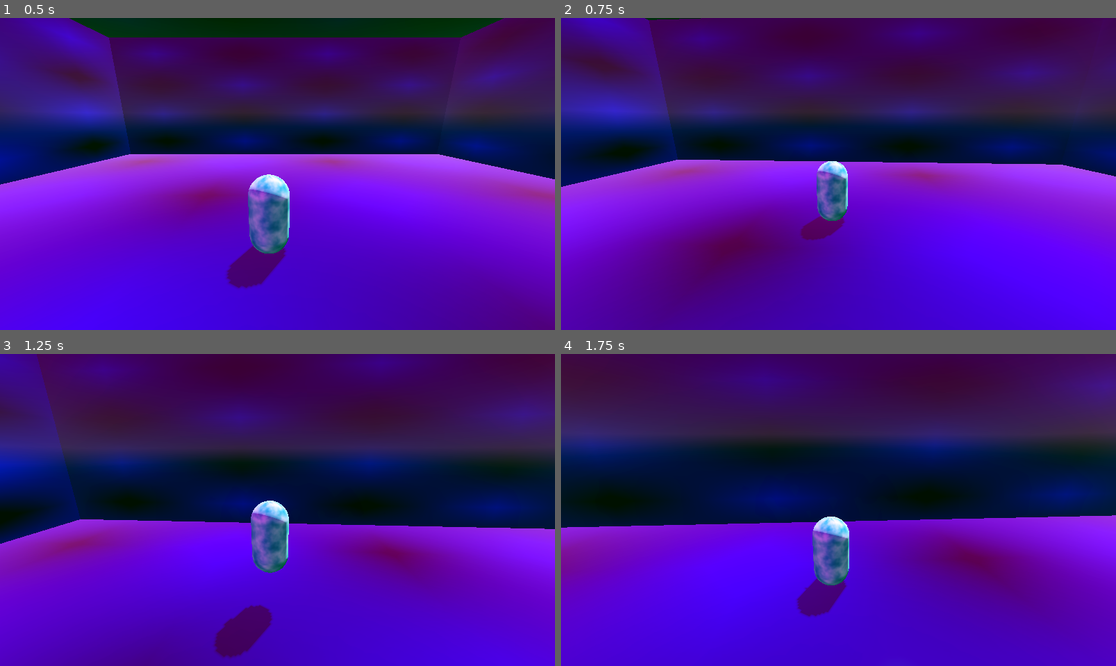
Above: before the commit, frames 1-4 (two rows, left to right).
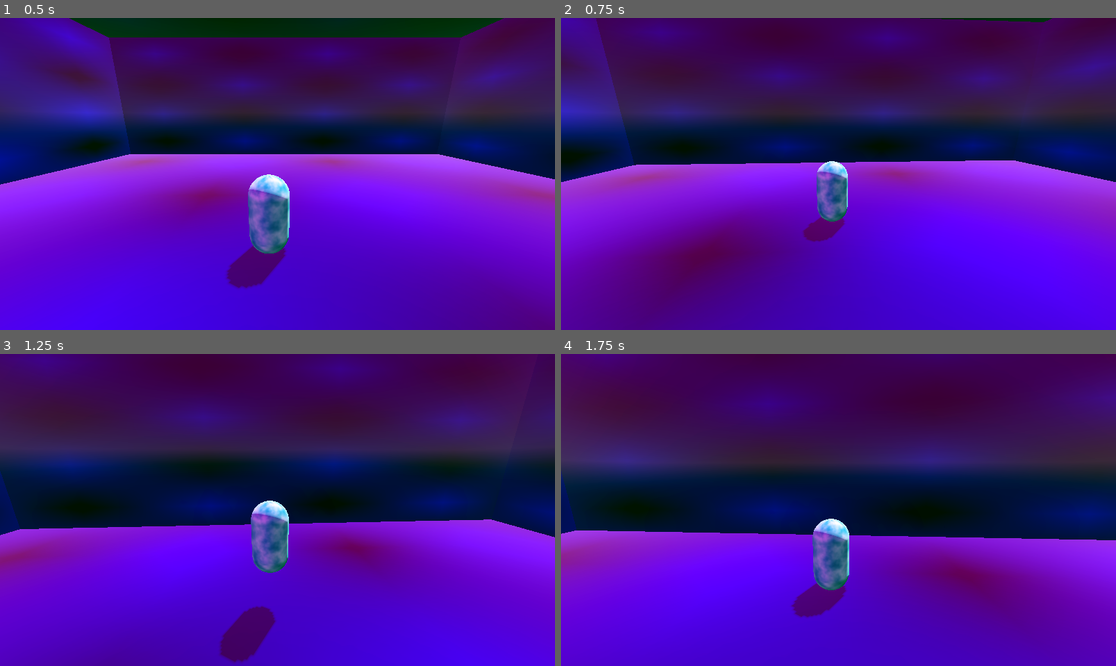
Above: after the commit, the same moments.

Repository: heycrisp/Godot-Cookbook
Game: Godot game, scene res://third-person-controller/demo.tscn
Same seed, same stepped clock (60 frames per second), same inputs: the game is played once before the commit and once after it. The project has no main scene, so this scene is started directly.
Inputs (mouse positions are in pixels of both pictures, inside the frame that each line leads up to):
- Up to frame 1 (0.5 s): no input
- Up to frame 2 (0.75 s): move the mouse to (866, 174) at 0.52 s; hold W (move_up) from 0.53 s (still down); hold Shift (dash) from 0.53 s (still down)
- Up to frame 3 (1.25 s): keep holding W (move_up); keep holding Shift (dash); tap Space (jump) at 0.77 s
- Up to frame 4 (1.75 s): keep holding W (move_up); move the mouse to (810, 510) at 1.27 s; release Shift (dash) at 1.28 s; tap Down (look_down) at 1.35 s; tap Space (jump) at 1.52 s

Frame 1 is identical in both runs. In frame 2, 16% of the frame differs, in the area x 0-100%, y 0-92%; in frame 3, 21%; in frame 4, 29%, in the area x 0-100%, y 0-88%.

Commit message:
Use screen_relative for aim-related actions

Diff:
--- a/third-person-controllers/third-person-controller/third-person-controller.tscn
+++ b/third-person-controllers/third-person-controller/third-person-controller.tscn
@@ -56,7 +56,7 @@
 transform = Transform3D(1, 0, 0, 0, 1, 0, 0, 0, 1, 0, 0.5, 0)
 top_level = true
 script = ExtResource("2_i6k8c")
-look_invert_x = false
+look_invert_y = true
 
 [node name="Pitch" type="Node3D" parent="Twist"]
 transform = Transform3D(1, 0, 0, 0, 0.965926, 0.258819, 0, -0.258819, 0.965926, 0, 0, 0)
--- a/third-person-controllers/third-person-controller/twist.gd
+++ b/third-person-controllers/third-person-controller/twist.gd
@@ -86,8 +86,8 @@
 			return
 
 	if event is InputEventMouseMotion:
-		twist_input_mouse = _mouse_clamp(event.relative.x * camera_mouse_sensitivity, mouse_input_clamp)
-		pitch_input_mouse = _mouse_clamp(event.relative.y * camera_mouse_sensitivity, mouse_input_clamp)
+		twist_input_mouse = _mouse_clamp(event.screen_relative.x * camera_mouse_sensitivity, mouse_input_clamp)
+		pitch_input_mouse = _mouse_clamp(event.screen_relative.y * camera_mouse_sensitivity, mouse_input_clamp)
 
 func _follow_player(_delta: float) -> void:
 	last_camera_lag = 0.15
